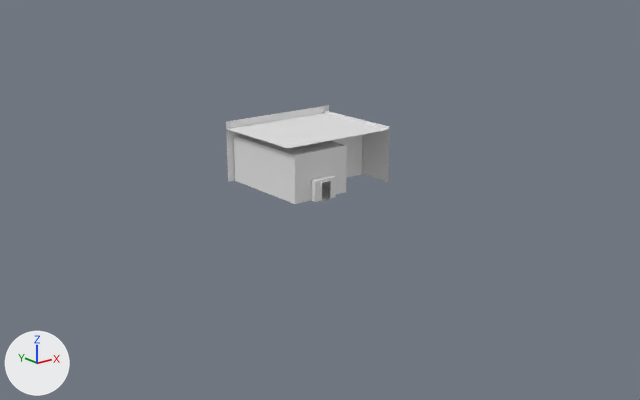
A saved change to the Blender file Assets/Models/Lab/Architecture/LabBottomFloor.blend.
Rendered twice from a 50 mm lens placed at (-64.9, -86.9, 32.1), pointed at (7.6, 3.7, -4.1). The axes (+X, +Y, +Z) are drawn at lower left. The lights are the same throughout. Objects named as collision shapes, trigger or cutter boxes, shadow casters or lower levels of detail are left out.

In view in the first picture: 'ExitRoom', 'LightBlocker.001', 'LightBlocker.002', 'LightBlocker.003', 'TutorialRoom'.
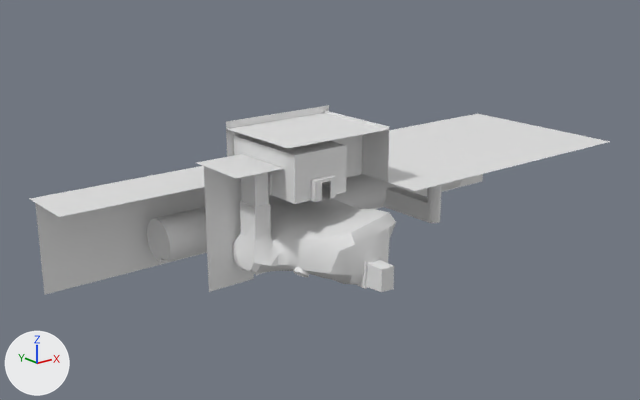
Patch to the scene script:
```diff
--- a/Assets/Models/Lab/Architecture/LabBottomFloor.blend.py
+++ b/Assets/Models/Lab/Architecture/LabBottomFloor.blend.py
@@ me_lightblocker_005 @@
+me_lightblocker_005.from_pydata([(-11.0, 3.0, -12.5), (-4.1, 3.0, 4.0), (-11.0, 3.0, 4.0), (-4.1, 3.0, -12.5)], [], [(3, 0, 2, 1)])
+me_lightblocker_005.polygons.foreach_set('use_smooth', [True] * 1)
@@ me_lightblocker_004 @@
+me_lightblocker_004.from_pydata([(-4.1, 5.0, 4.0), (-11.0, 5.0, 4.0), (-4.1, -4.0, 4.0), (-11.0, -4.0, 4.0)], [], [(0, 1, 3, 2)])
+me_lightblocker_004.polygons.foreach_set('use_smooth', [True] * 1)
@@ me_sewerwater @@
+me_sewerwater.from_pydata([(37.0, 2.2, -2.4), (-17.0, 2.2, -2.4), (-17.0, -0.8, -2.4), (37.0, -0.8, -2.4)], [], [(0, 1, 2, 3)])
+me_sewerwater.polygons.foreach_set('use_smooth', [True] * 1)
@@ me_lightblocker @@
+me_lightblocker.from_pydata([(-28.0, -1.0, 0.0), (-28.0, 8.0, 0.0), (53.0, 8.0, 0.0), (11.0, -1.0, 0.0), (53.0, -19.0, 0.0), (11.0, -19.0, 0.0)], [], [(0, 3, 2, 1), (2, 3, 5, 4)])
@@ me_lightblocker_006 @@
+me_lightblocker_006.from_pydata([(-28.0, 6.0, -12.0), (-28.0, 6.0, 0.0), (53.0, 6.0, 0.0), (53.0, 6.0, -12.0)], [], [(1, 2, 3, 0)])
@@ ob_manhole @@
+ob_manhole = bpy.data.objects.new('Manhole', me_manhole)  # 65 vertices, 40 faces; spans x -1.0..1.0, y -1.0..8.0, z -9.1..0.0
+ob_manhole.location = (24.0, -2.0, 0.0)
@@ ob_entrancetoruins @@
+ob_entrancetoruins = bpy.data.objects.new('EntranceToRuins', me_entrancetoruins)  # 53 vertices, 42 faces; spans x -1.41..1.43, y -0.63..0.96, z -1.78..1.78
+ob_entrancetoruins.location = (3.0, -11.9, -8.5)
+ob_entrancetoruins.scale = (0.968, 1.0, 1.0)
@@ ob_lightblocker_005 @@
+ob_lightblocker_005 = bpy.data.objects.new('LightBlocker.005', me_lightblocker_005)
+ob_lightblocker_005.parent = ob_elevatorshaftunderground
+ob_lightblocker_005.location = (0.0, 0.0, 0.0)
@@ ob_elevatorshaftunderground @@
+ob_elevatorshaftunderground = bpy.data.objects.new('ElevatorShaftUnderground', me_elevatorshaftunderground)  # 206 vertices, 259 faces; spans x -7.8..9.3, y -15.0..8.5, z -10.4..3.5
+ob_elevatorshaftunderground.location = (0.0, 0.0, 0.0)
@@ ob_lightblocker_004 @@
+ob_lightblocker_004 = bpy.data.objects.new('LightBlocker.004', me_lightblocker_004)
+ob_lightblocker_004.parent = ob_elevatorshaftunderground
+ob_lightblocker_004.location = (0.0, 0.0, 0.0)
@@ ob_elevatorshaftext @@
+ob_elevatorshaftext = bpy.data.objects.new('ElevatorShaftExt', me_elevatorshaftext)  # 24 vertices, 17 faces; spans x -6.55..-4.25, y -1.25..2.05, z -9.99..-1.12
+ob_elevatorshaftext.location = (0.0, 0.0, 0.0)
@@ ob_sewers @@
+ob_sewers = bpy.data.objects.new('Sewers', me_sewers)  # 186 vertices, 157 faces; spans x -17.0..37.0, y -4.7..3.0, z -3.0..3.0
+ob_sewers.location = (3.0, 10.0, -7.0)
@@ ob_sewerwater @@
+ob_sewerwater = bpy.data.objects.new('SewerWater', me_sewerwater)
+ob_sewerwater.location = (3.0, 10.0, -7.0)
@@ ob_lightblocker @@
+ob_lightblocker = bpy.data.objects.new('LightBlocker', me_lightblocker)
+ob_lightblocker.location = (0.0, 8.0, 0.0)
@@ ob_lightblocker_006 @@
+ob_lightblocker_006 = bpy.data.objects.new('LightBlocker.006', me_lightblocker_006)
+ob_lightblocker_006.location = (0.0, 8.0, 0.0)
@@ ob_spotlight @@
+ob_spotlight = bpy.data.objects.new('Spotlight', me_spotlight)  # 96 vertices, 73 faces; spans x -1.0..1.0, y -1.0..1.0, z -0.5..0.5
+ob_spotlight.location = (-2.1, -4.8, -9.4)
+ob_spotlight.rotation_euler = (-0.281, 0.62, -0.108)  # degrees (-16, 36, -6.2)
```

What differs and where, as boxes (x1, y1, x2, y2) in the pictures (640 x 400 px):
'LightBlocker', added
    after: (30, 114, 610, 217)
'ElevatorShaftUnderground', added
    after: (233, 172, 396, 292)
'LightBlocker.006', added
    after: (35, 174, 483, 295)
'Sewers', added
    after: (147, 174, 463, 263)
'LightBlocker.005', added
    after: (204, 166, 254, 292)
'Manhole', added
    after: (390, 184, 442, 223)
'LightBlocker.004', added
    after: (196, 154, 284, 178)
'ElevatorShaftExt', added
    after: (240, 201, 271, 275)
'EntranceToRuins', added
    after: (358, 257, 382, 289)
'Spotlight', added
    after: (293, 267, 309, 277)
